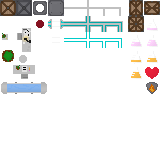
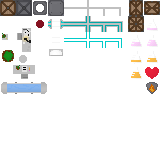
Comparing the layer stacks of the two (160, 160) images. Changes:
painted on "Visible" over 49, 49, 63, 56
